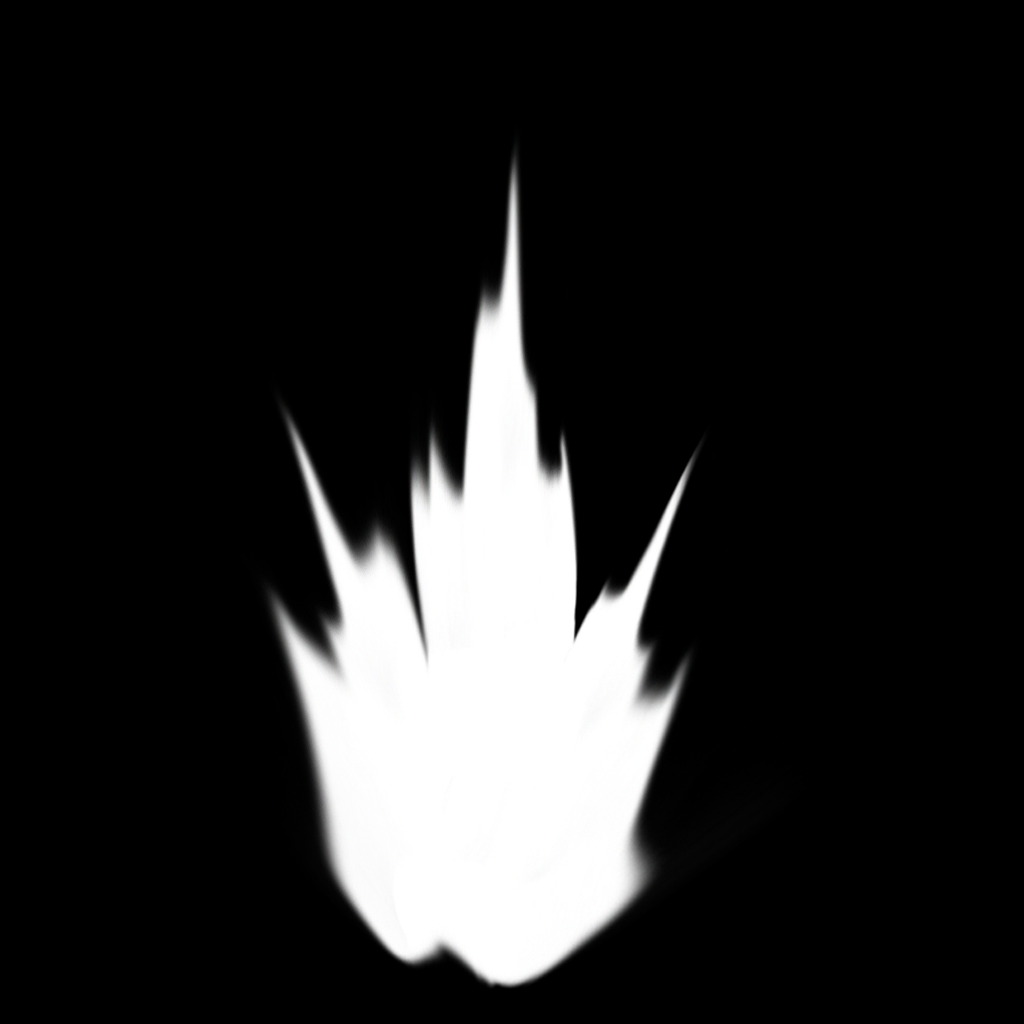
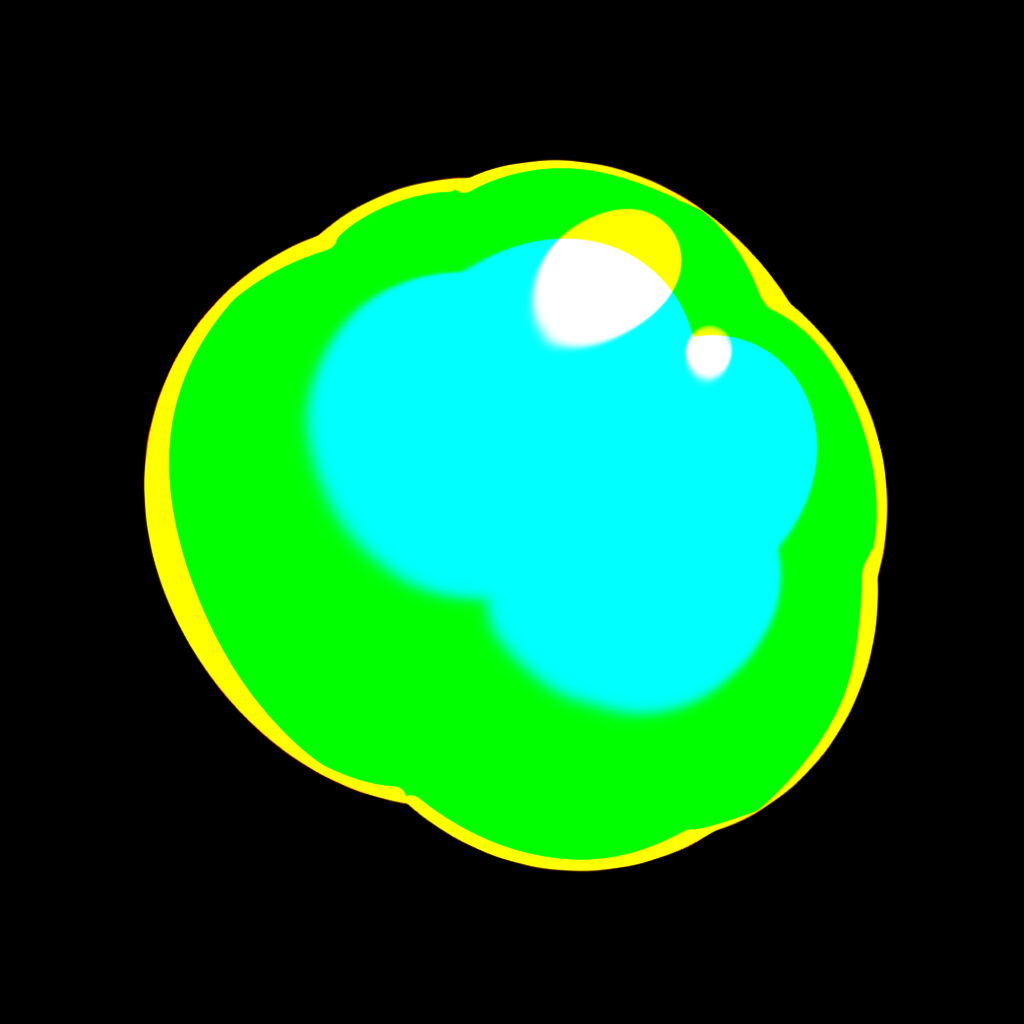
Two versions of the same layered image (1024x1024). Layer-by-layer changes:
hid "图层 1 拷贝 2" over bbox(205, 131, 848, 990)
added layer "图层 7" above "图层 8" over bbox(143, 131, 889, 990)
hid "图层 2" over bbox(143, 131, 889, 990)
hid "3" over bbox(143, 131, 889, 990)
hid "2" over bbox(143, 131, 889, 990)
hid "1" over bbox(143, 131, 889, 990)
